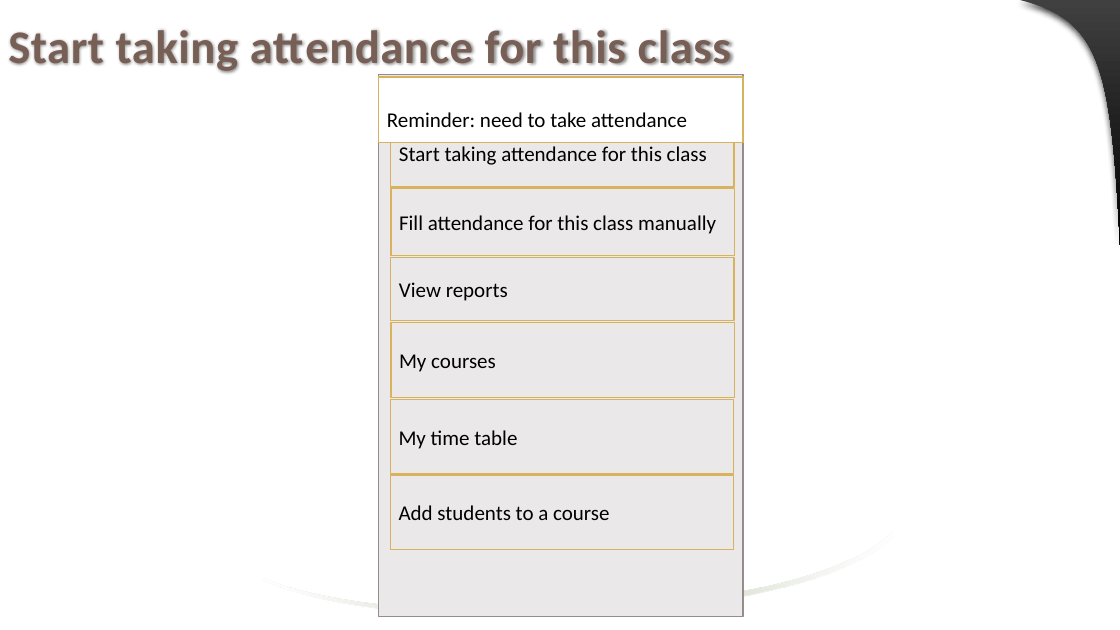
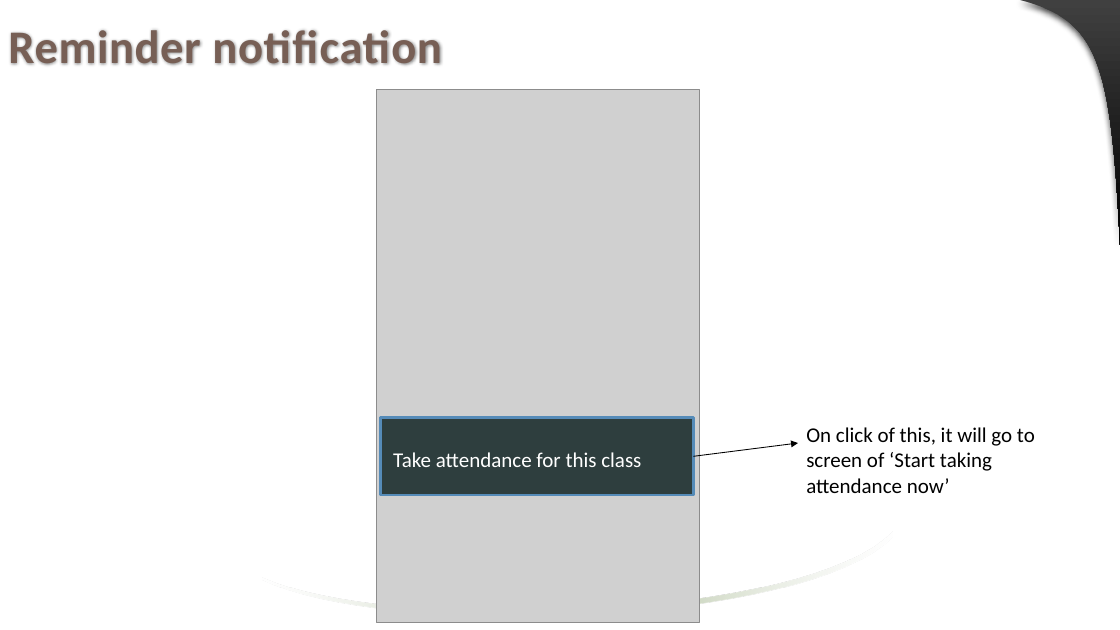
Before and after one commit to jaenudin86/Attendance, a slide deck: slide 17 of Attendance Wireframes.pptx. Drawn at 1120x630 pixels with LibreOffice and Linux fonts; fonts in the diff are those of the drawing; grey boxes stand for pictures. Boxes give left, top, right and bottom in pixels: in the first picture for what was removed or moved away, otherwise in the second. Text is boxed around its words. In the diff, an @@ line names an element or a change of style, - is before the commit and + after.

```diff
--- a/Attendance Wireframes.pptx
+++ b/Attendance Wireframes.pptx
@@ title at (8,30,442,65): text changed @@
-Start taking attendance for this class
+Reminder notification
@@ picture added at (376,89,699,623) @@
@@ rectangle removed at (379,75,744,618) @@
@@ rectangle "Take attendance for this class": place and size @@
-rectangle "Take attendance for this class" at (379,76,744,142)
+rectangle "Take attendance for this class" at (381,418,694,495)
@@ rectangle "Take attendance for this class" at (381,418,694,495): fill #FFFFFF to #2E3E3E; outline #D8B25C 1.25 pt to #558BB8 2.25 pt @@
@@ group removed at (391,119,734,474): 5 rectangles @@
-Start taking attendance for this class
-Fill attendance for this class manually
-View reports
-My courses
-My time table
@@ arrow added from (694, 456) to (798, 443), #000000 0.75 pt @@
@@ text added at (806,427,1035,493), 18 pt, text #000000 @@
+On click of this, it will go to screen of ‘Start taking attendance now’
@@ rectangle removed at (391,476,734,550) @@
-Add students to a course
@@ text in rectangle at (393,452,641,467): text changed; text colour #000000 to #FFFFFF @@
-Reminder: need to take attendance
+Take attendance for this class
```
Also in this commit, not shown: 29 other slides changed, 15 slides added, 1 slide removed.
